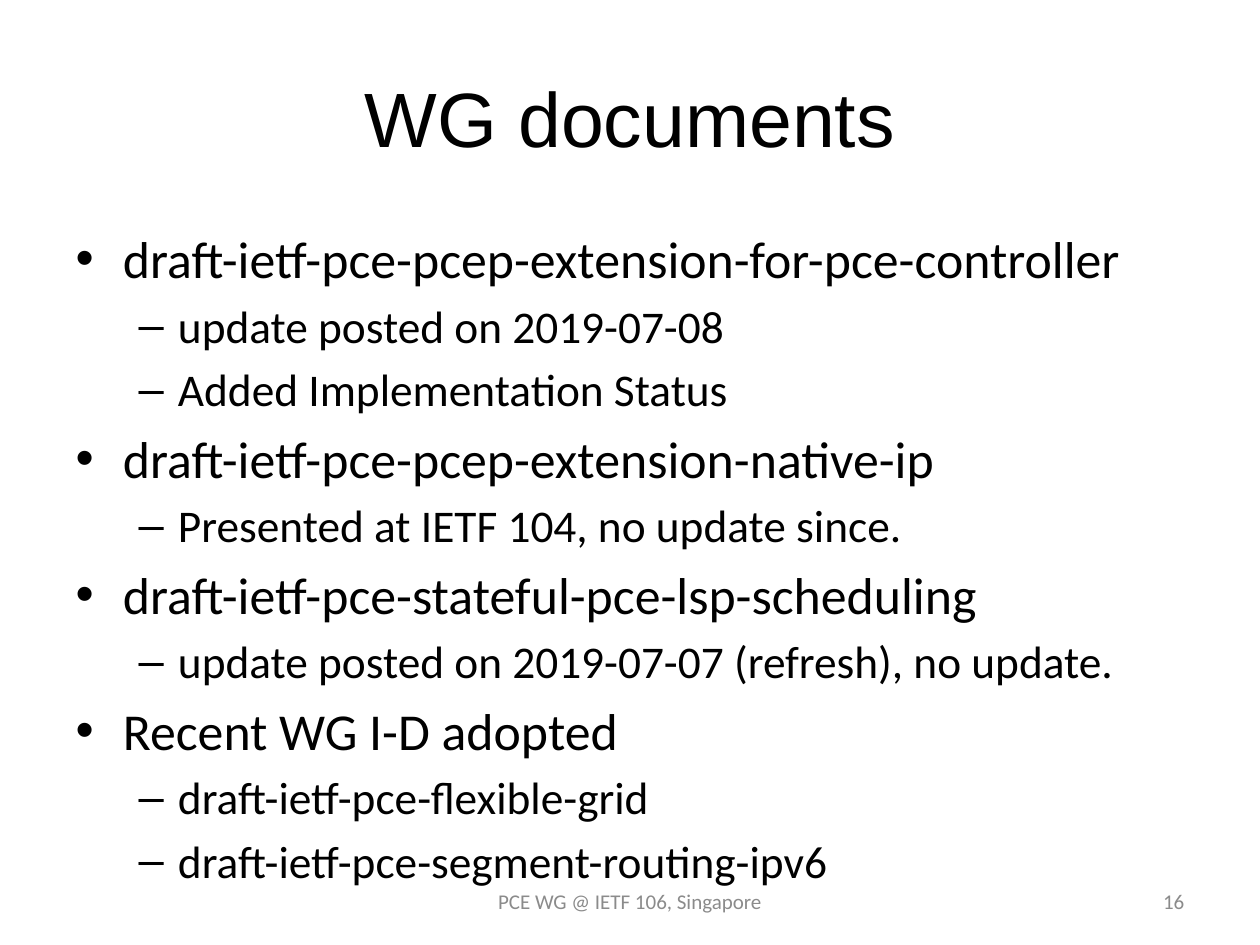
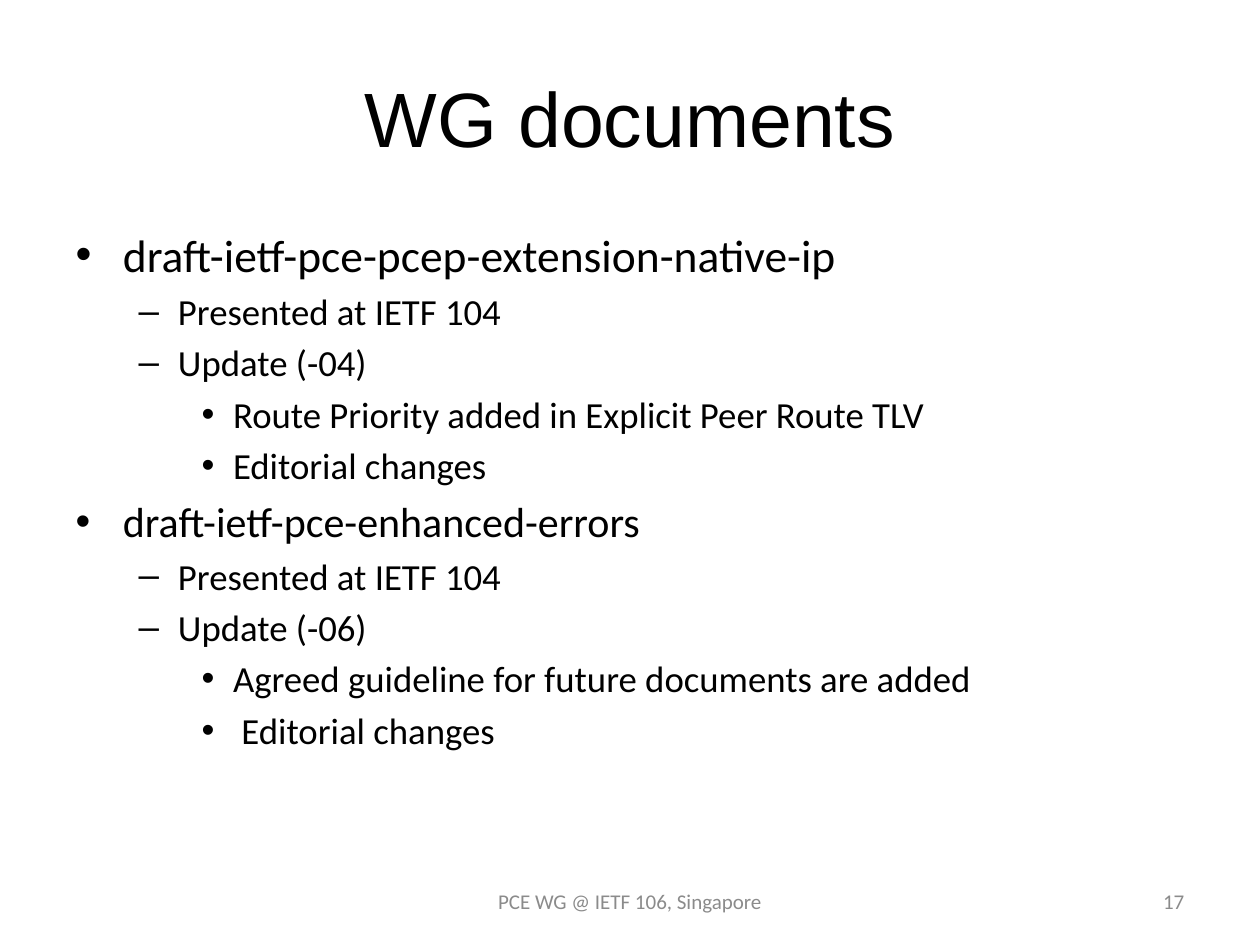
Before and after one commit to dhruvdhody/ietf, a slide deck: slide 17 of PCE WG Slide 106.pptx (slide 16 before the commit). Drawn at 1260x945 pixels with LibreOffice and Linux fonts; fonts in the diff are those of the drawing. Boxes give left, top, right and bottom in pixels: in the first picture for what was removed or moved away, otherwise in the second. Text is boxed around its words. In the diff, an @@ line names an element or a change of style, - is before the commit and + after.

```diff
--- a/PCE WG Slide 106.pptx
+++ b/PCE WG Slide 106.pptx
@@ text at bbox=[123, 242, 1120, 414]: paragraphs removed @@
-• draft-ietf-pce-pcep-extension-for-pce-controller
-  – update posted on 2019-07-08
-  – Added Implementation Status
@@ text at bbox=[123, 240, 835, 280]: size 29.6 to 26 pt in "draft-ietf-pce-pcep-extension-native-ip" @@
@@ text at bbox=[123, 299, 971, 751]: text changed; size 25.9 to 21 pt @@
-  – Presented at IETF 104, no update since.
-• draft-ietf-pce-stateful-pce-lsp-scheduling
-  – update posted on 2019-07-07 (refresh), no update.
-• Recent WG I-D adopted
-  – draft-ietf-pce-flexible-grid
-  – draft-ietf-pce-segment-routing-ipv6
+  – Presented at IETF 104
+  – Update (-04)
+    • Route Priority added in Explicit Peer Route TLV
+    • Editorial changes
+• draft-ietf-pce-enhanced-errors
+  – Presented at IETF 104
+  – Update (-06)
+    • Agreed guideline for future documents are added
+    • Editorial changes
@@ page number at bbox=[1163, 895, 1184, 909]: text changed @@
-16
+17
```
Also in this commit, not shown: 5 other slides changed, 2 slides added, 1 slide removed.
